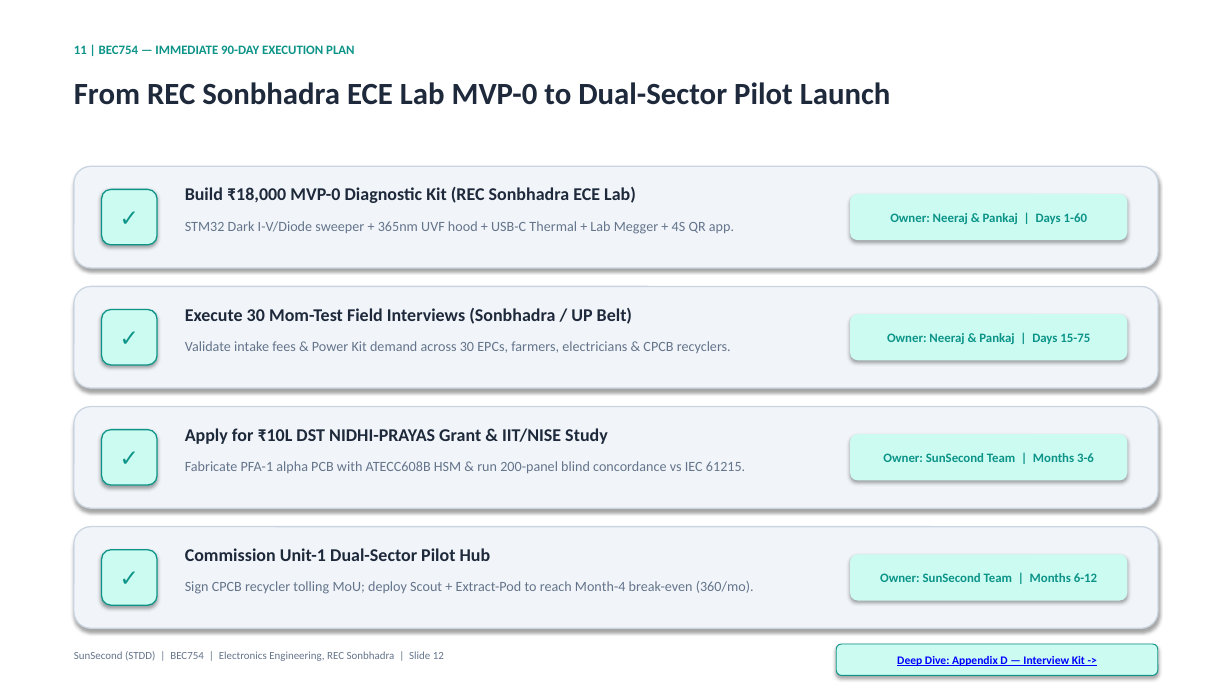
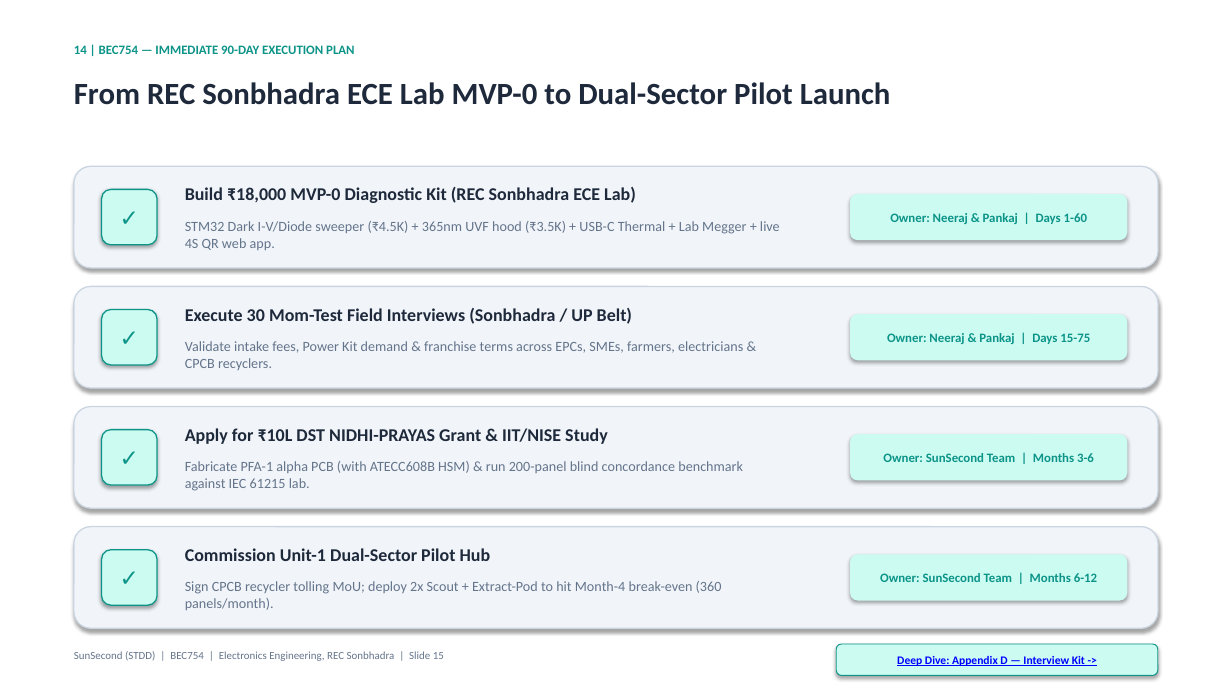
Before and after one commit to iamneerajverma001/SunSecond, a slide deck: slide 15 of SunSecond_STDD_Executive_Pitch_Deck.pptx (slide 12 before the commit). Drawn at 1232x693 pixels with LibreOffice and Linux fonts; fonts in the diff are those of the drawing. Boxes give left, top, right and bottom in pixels: in the first picture for what was removed or moved away, otherwise in the second. Text is boxed around its words. In the diff, an @@ line names an element or a change of style, - is before the commit and + after.

Commit message:
Update complete 16-slide executive pitch deck with verified live QR code

```diff
--- a/SunSecond_STDD_Executive_Pitch_Deck.pptx
+++ b/SunSecond_STDD_Executive_Pitch_Deck.pptx
@@ text at (74,45,354,54): text changed @@
-11 | BEC754 — IMMEDIATE 90-DAY EXECUTION PLAN
+14 | BEC754 — IMMEDIATE 90-DAY EXECUTION PLAN
@@ text at (185,221,780,250): text changed @@
-STM32 Dark I-V/Diode sweeper + 365nm UVF hood + USB-C Thermal + Lab Megger + 4S QR app.
+STM32 Dark I-V/Diode sweeper (₹4.5K) + 365nm UVF hood (₹3.5K) + USB-C Thermal + Lab Megger + live 4S QR web app.
@@ text at (185,341,743,370): text changed @@
-Validate intake fees & Power Kit demand across 30 EPCs, farmers, electricians & CPCB recyclers.
+Validate intake fees, Power Kit demand & franchise terms across EPCs, SMEs, farmers, electricians & CPCB recyclers.
@@ text at (185,461,743,491): text changed @@
-Fabricate PFA-1 alpha PCB with ATECC608B HSM & run 200-panel blind concordance vs IEC 61215.
+Fabricate PFA-1 alpha PCB (with ATECC608B HSM) & run 200-panel blind concordance benchmark against IEC 61215 lab.
@@ text at (185,581,722,610): text changed @@
-Sign CPCB recycler tolling MoU; deploy Scout + Extract-Pod to reach Month-4 break-even (360/mo).
+Sign CPCB recycler tolling MoU; deploy 2x Scout + Extract-Pod to hit Month-4 break-even (360 panels/month).
```
Also in this commit, not shown: 1 other slide changed, 3 slides added, 5 other files.
